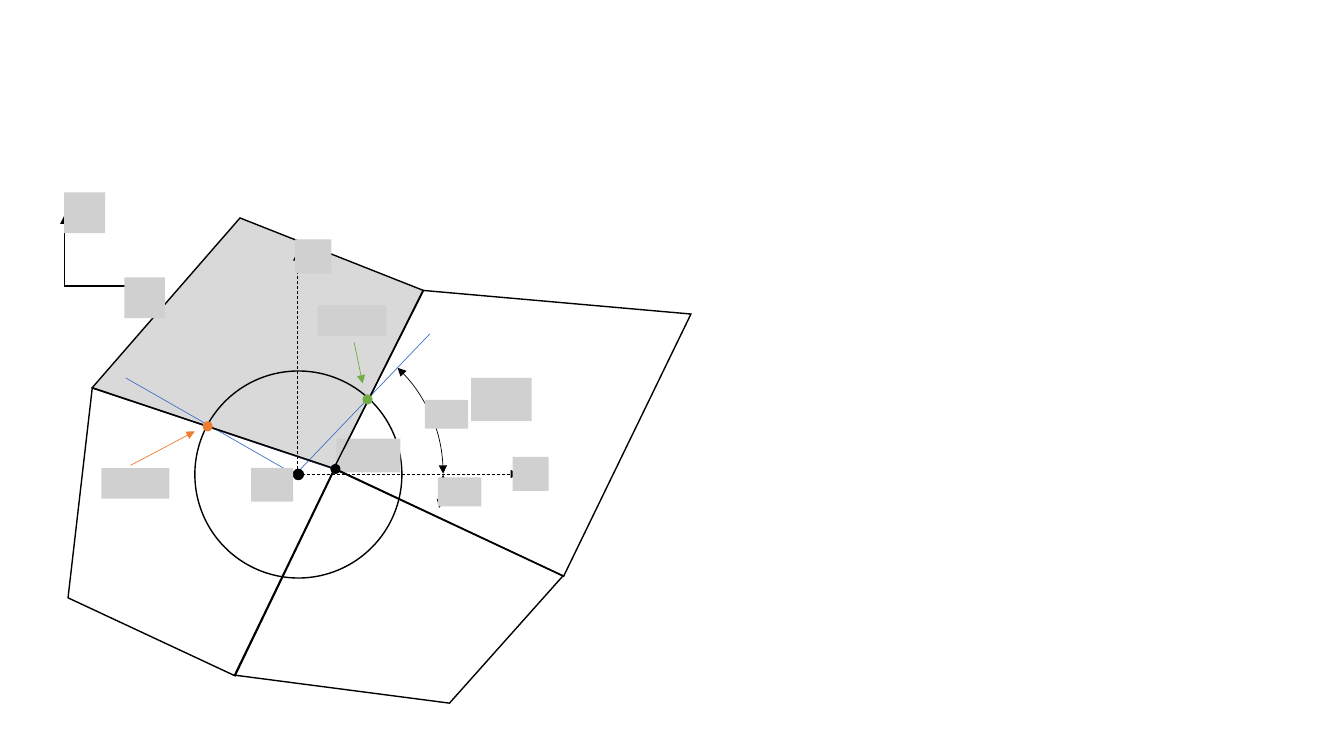
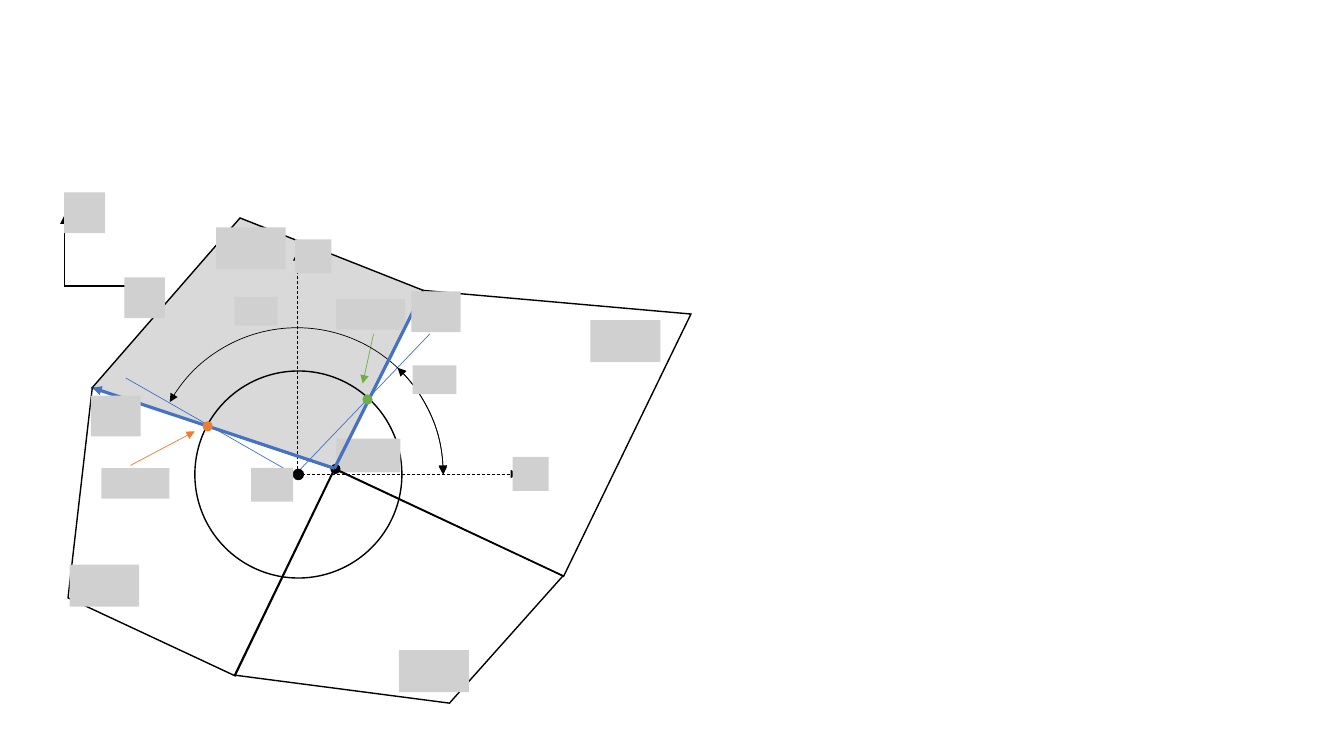
Before and after one commit to smillerc/cato, a slide deck: slide 6 of papers/method_explanation.pptx (slide 7 before the commit). Drawn at 1344x756 pixels with LibreOffice and Linux fonts; fonts in the diff are those of the drawing; grey boxes stand for pictures. Boxes give left, top, right and bottom in pixels: in the first picture for what was removed or moved away, otherwise in the second. Text is boxed around its words. In the diff, an @@ line names an element or a change of style, - is before the commit and + after.

```diff
--- a/papers/method_explanation.pptx
+++ b/papers/method_explanation.pptx
@@ picture added at (x1=216, y1=228, x2=285, y2=270) @@
@@ arrow added from (335, 469) to (423, 290), #4472C4 2.25 pt @@
@@ picture moved from (x1=318, y1=306, x2=386, y2=336) to (x1=336, y1=299, x2=404, y2=330) @@
@@ picture added at (x1=411, y1=291, x2=461, y2=332) @@
@@ arc (boxed as its full ellipse) at (x1=151, y1=328, x2=444, y2=620): proportions changed @@
@@ picture added at (x1=591, y1=321, x2=660, y2=363) @@
@@ arrow moved from (354, 343) - (363, 384) to (374, 334) - (363, 384) @@
@@ arrow added from (335, 469) to (93, 388), #4472C4 2.25 pt @@
@@ picture added at (x1=412, y1=365, x2=456, y2=394) @@
@@ picture removed at (x1=471, y1=378, x2=531, y2=421) @@
@@ picture added at (x1=91, y1=395, x2=140, y2=436) @@
@@ picture removed at (x1=425, y1=400, x2=469, y2=430) @@
@@ picture removed at (x1=438, y1=478, x2=481, y2=507) @@
@@ picture added at (x1=70, y1=565, x2=139, y2=607) @@
@@ picture added at (x1=399, y1=650, x2=469, y2=693) @@
```
Also in this commit, not shown: 3 other slides changed.
